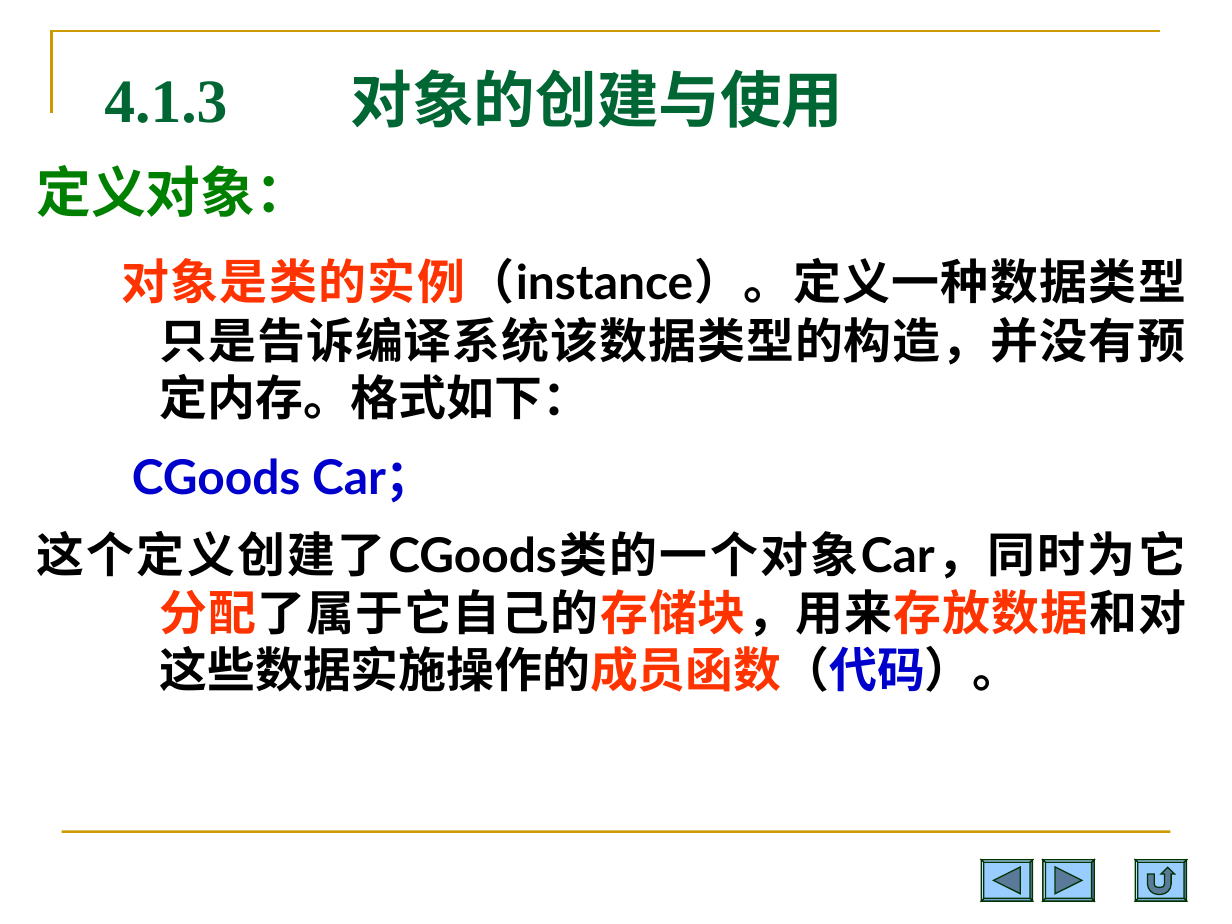
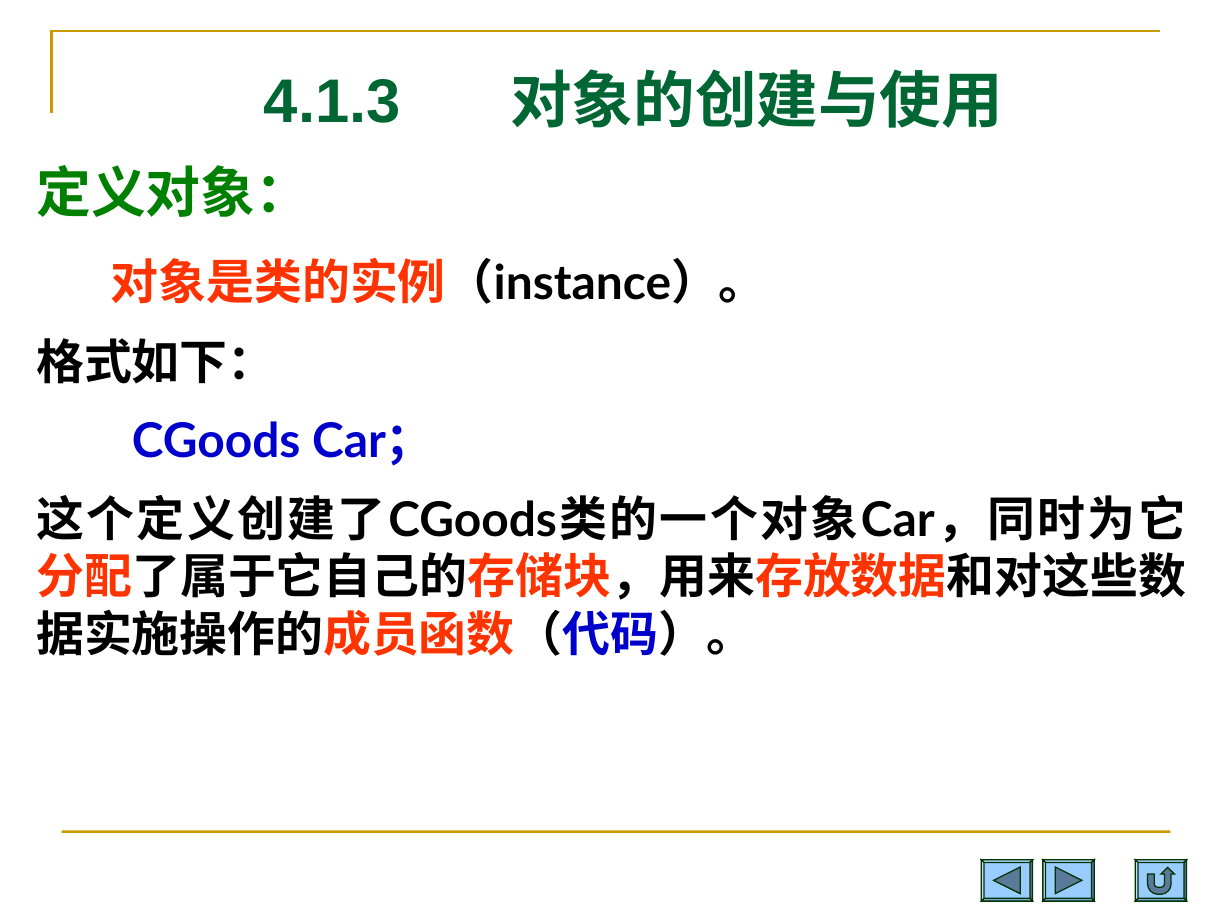
Before and after one commit to Changhe160/Changhe160.github.io, a slide deck: slide 13 of teachingRes/Cplusplus/unit04类与对象.ppt (slide 15 before the commit). Drawn at 1232x924 pixels with LibreOffice and Linux fonts; fonts in the diff are those of the drawing. Boxes give left, top, right and bottom in pixels: in the first picture for what was removed or moved away, otherwise in the second. Text is boxed around its words. In the diff, an @@ line names an element or a change of style, - is before the commit and + after.

```diff
--- a/teachingRes/Cplusplus/unit04类与对象.ppt
+++ b/teachingRes/Cplusplus/unit04类与对象.ppt
@@ title "4.1.3 对象的创建与使用" at bbox=[264, 69, 1003, 128]: font Times New Roman to Arial in "4.1.3"; alignment left to centre @@
@@ text at bbox=[36, 165, 1186, 656]: indent changed @@
@@ text at bbox=[36, 258, 767, 384]: text changed @@
-对象是类的实例（instance）。定义一种数据类型只是告诉编译系统该数据类型的构造，并没有预定内存。格式如下：
+对象是类的实例（instance）。
+格式如下：
@@ outline redrawn in 3 elements at bbox=[982, 860, 1034, 901], bbox=[1044, 860, 1095, 901], bbox=[1136, 860, 1188, 901] @@
```
Also in this commit, not shown: 87 other slides changed, 2 slides removed, 1 other file.
